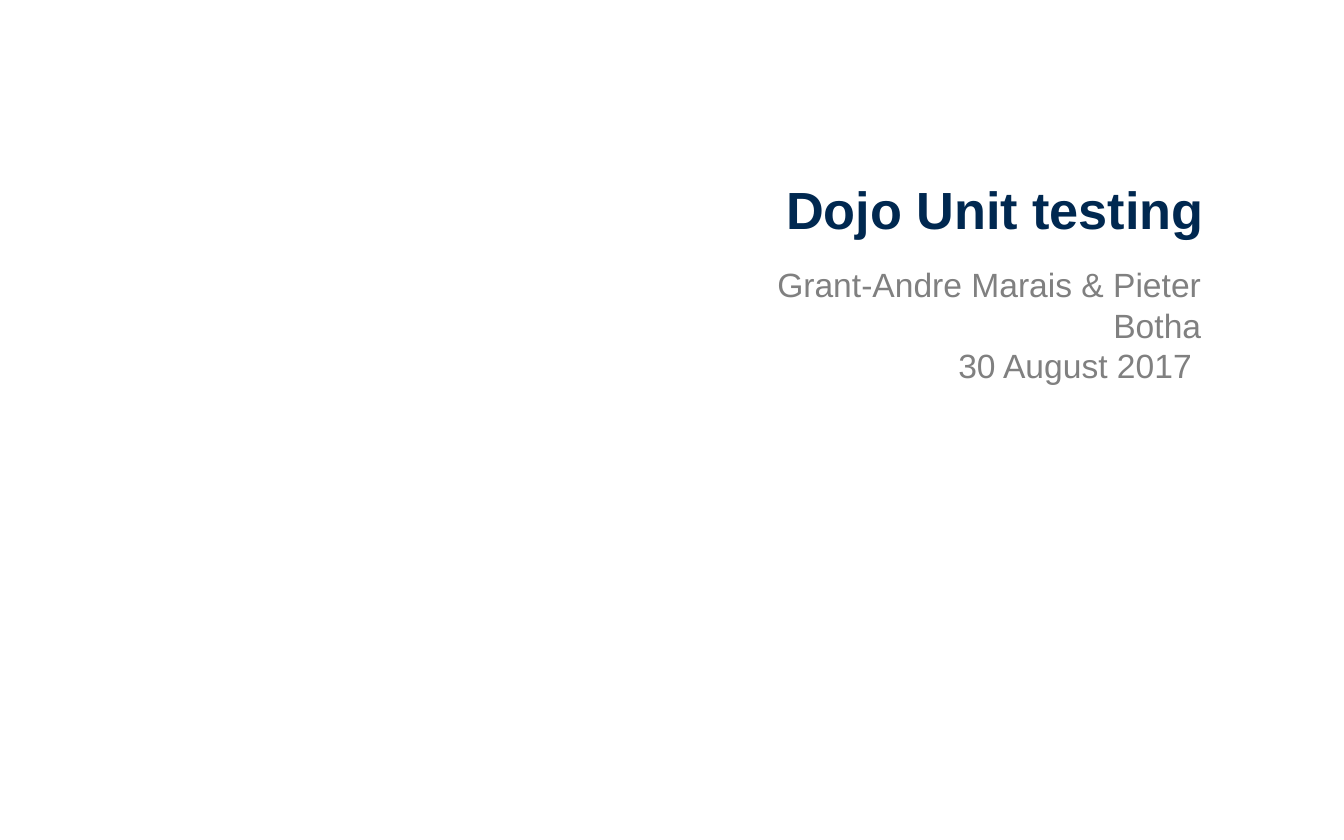
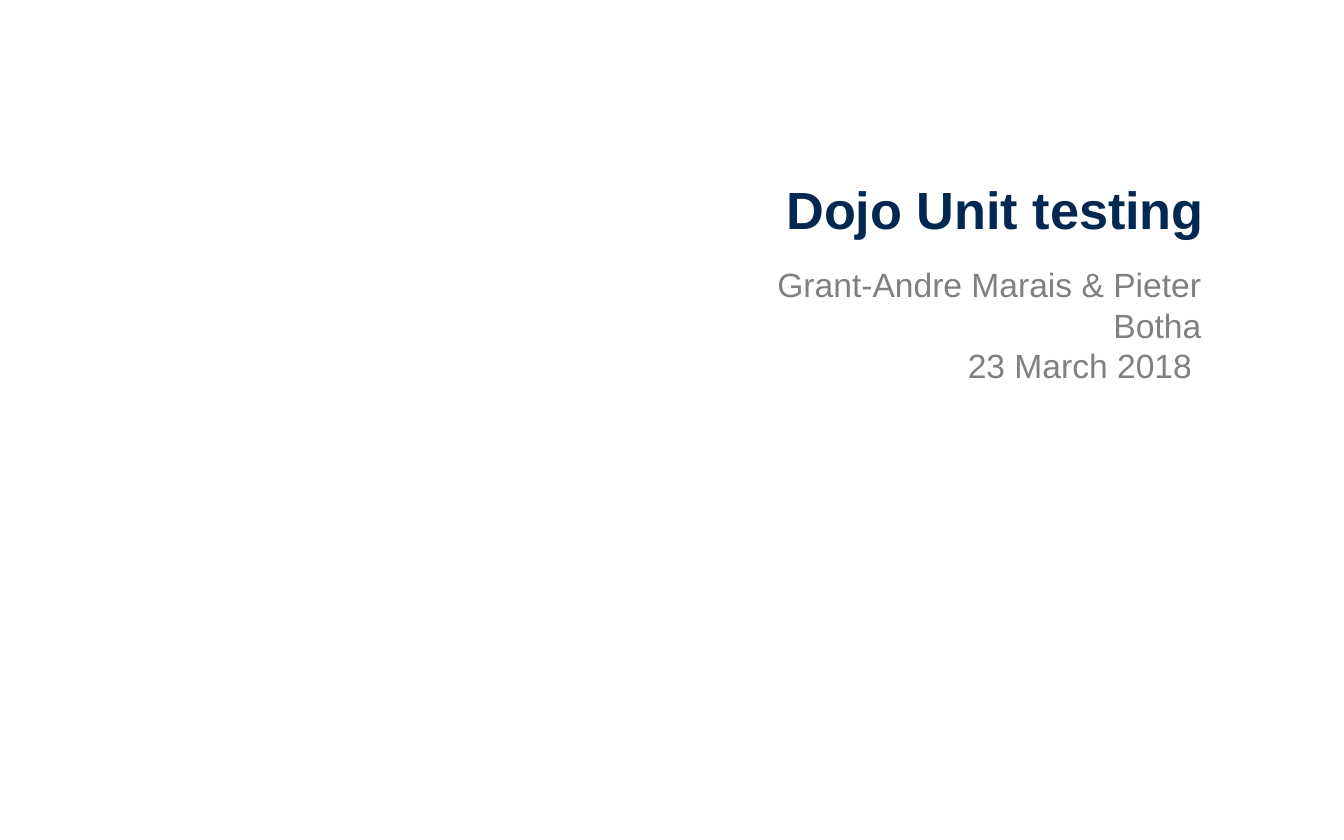
Before and after one commit to entelect/Dojo_UnitTesting_Java, a slide deck: slide 1 of Entelect Dojo Unit Testing - Simplified.pptx. Drawn at 1344x840 pixels with LibreOffice and Linux fonts; fonts in the diff are those of the drawing; background and template pictures are left out. Boxes give left, top, right and bottom in pixels: in the first picture for what was removed or moved away, otherwise in the second. Text is boxed around its words. In the diff, an @@ line names an element or a change of style, - is before the commit and + after.

```diff
--- a/Entelect Dojo Unit Testing - Simplified.pptx
+++ b/Entelect Dojo Unit Testing - Simplified.pptx
@@ text at (x1=968, y1=353, x2=1192, y2=378): text changed @@
-30 August 2017
+23 March 2018
```
Also in this commit, not shown: 8 other slides changed, 29 other files.
